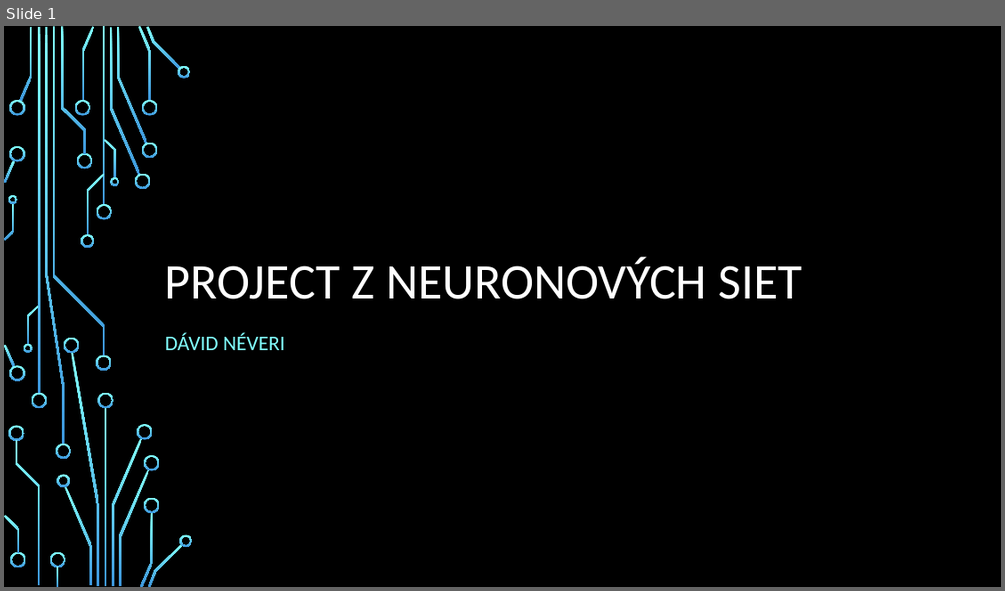
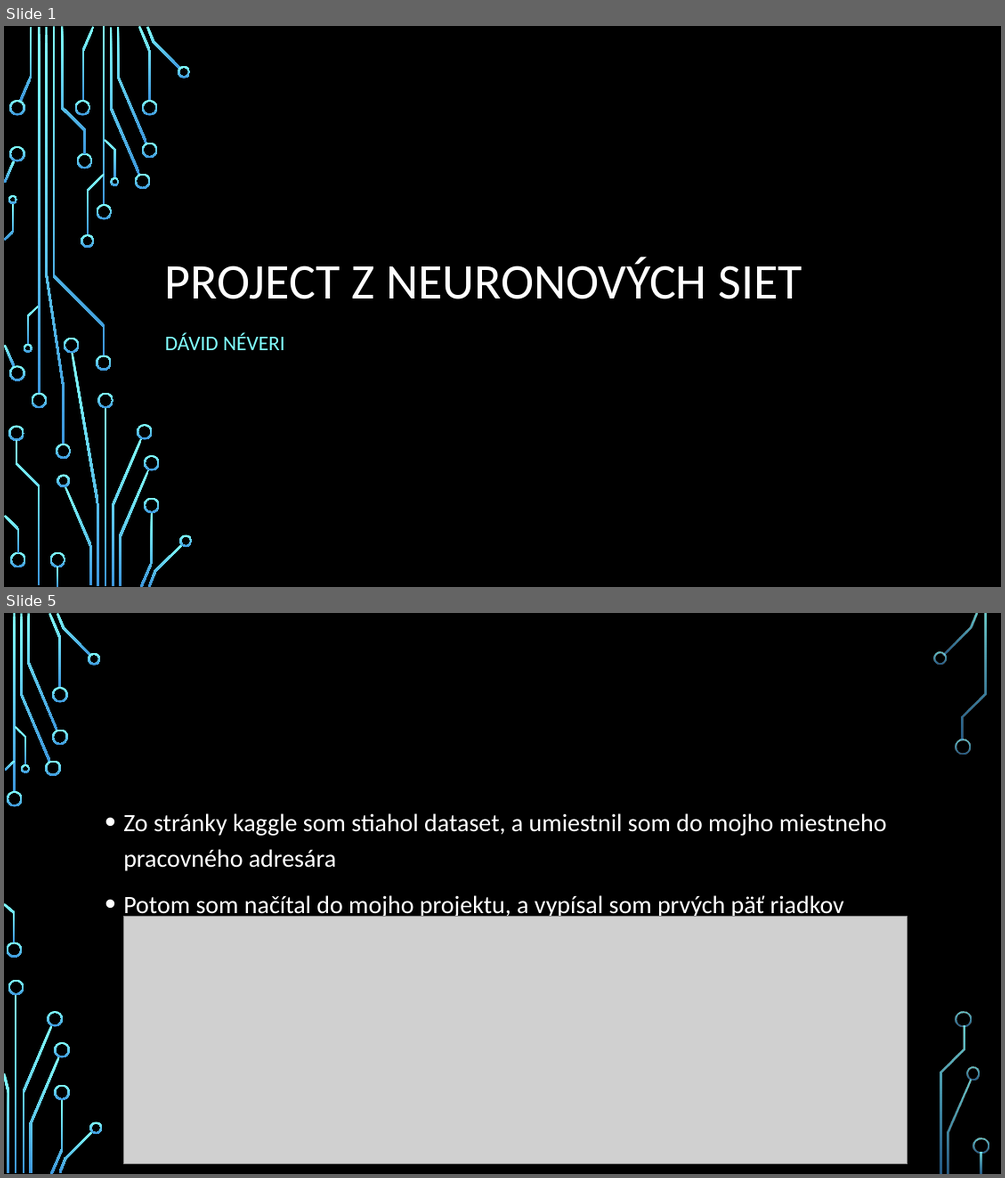
Before and after one commit to georgeob/Neveri_NS2020, a slide deck: Néveri_NS2019.pptx. Shown one above the other, each under a label of ours: slide 1 before the commit, slides 1 and 5 after it; the slides between them are not shown. The pictures are 1005x591 and 1005x1178 pixels, drawn with LibreOffice and Linux fonts; fonts in the diff are those of the drawing; grey boxes stand for pictures; background and template pictures are left out. Boxes give left, top, right and bottom in pixels: in the first picture for what was removed or moved away, otherwise in the second. Text is boxed around its words. In the diff, an @@ line names an element or a change of style, - is before the commit and + after.

```diff
--- a/Néveri_NS2019.pptx
+++ b/Néveri_NS2019.pptx
@@ slide 5 added at box(4, 613, 1001, 1174), background picture (left out) @@
@@ text added at box(123, 813, 887, 919), 24 pt, text #FFFFFF @@
+• Zo stránky kaggle som stiahol dataset, a umiestnil som do mojho miestneho pracovného adresára
+• Potom som načítal do mojho projektu, a vypísal som prvých päť riadkov
@@ picture added at box(123, 916, 907, 1164) @@
@@ group added at box(4, 613, 989, 1174): 33 freeform shapes, 3 rectangles @@
```
Also in this commit, not shown: 13 other slides added, 1 slide removed.
